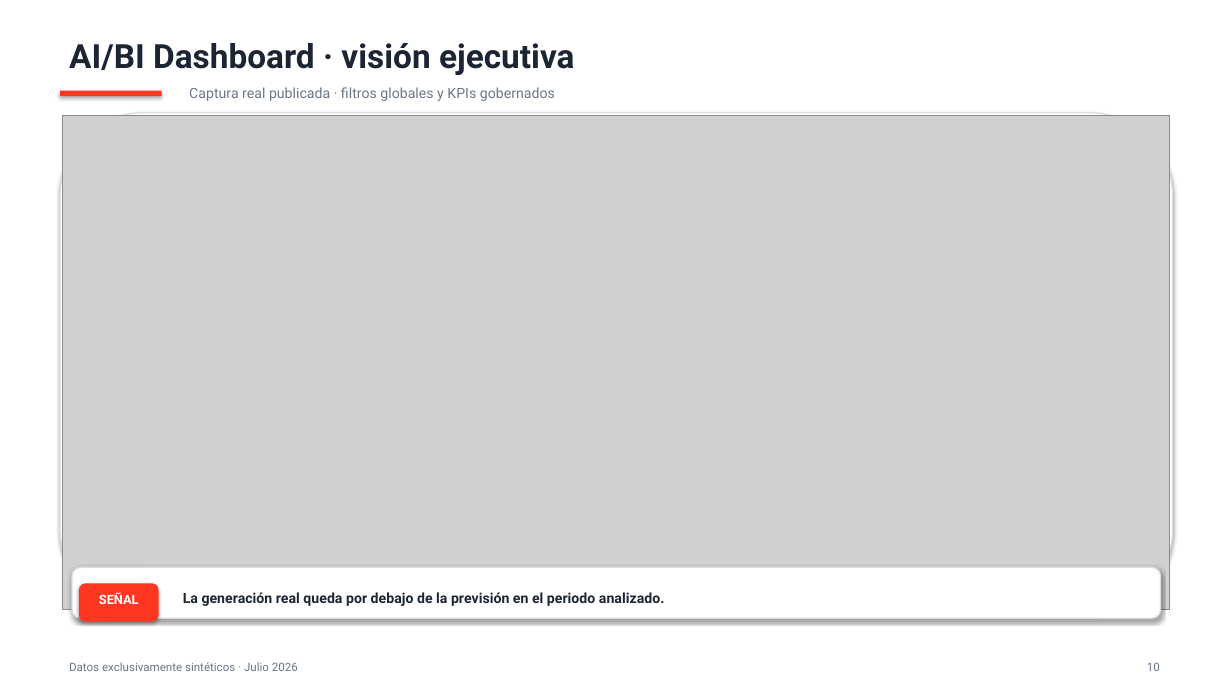
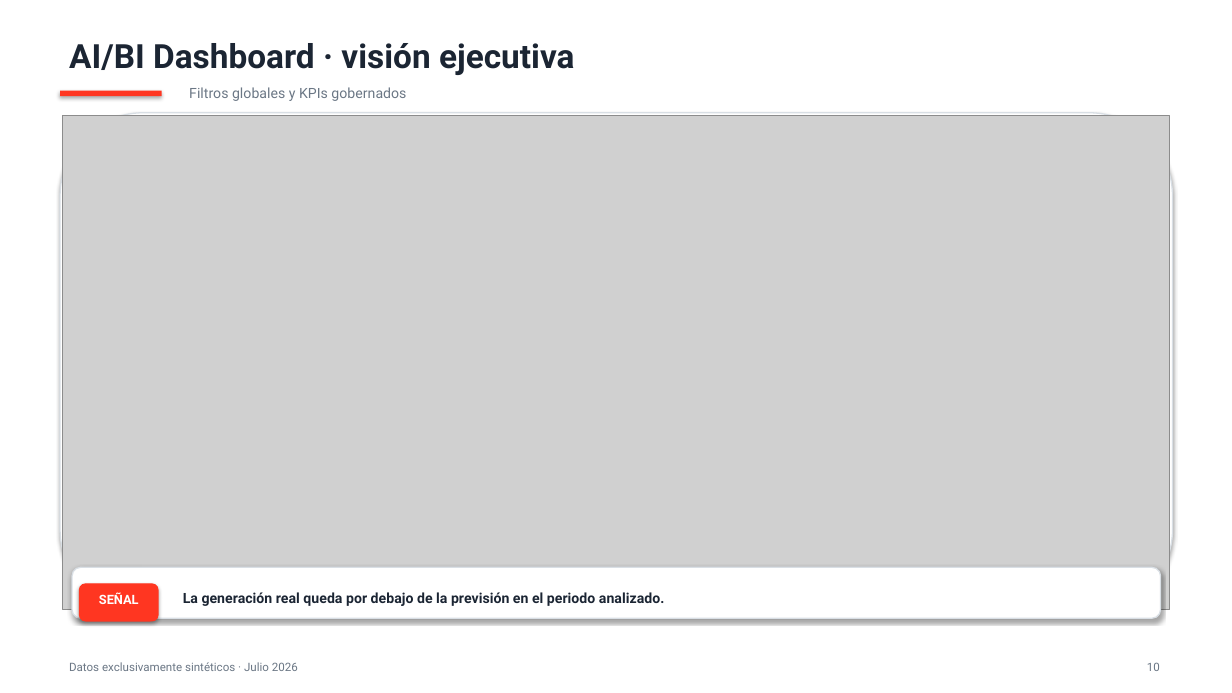
Before and after one commit to Rafavermar/Databricks-Genie-Demo, a slide deck: slide 10 of presentation/renewable_operations_demo.pptx. Drawn at 1232x693 pixels with LibreOffice and Linux fonts; fonts in the diff are those of the drawing; grey boxes stand for pictures. Boxes give left, top, right and bottom in pixels: in the first picture for what was removed or moved away, otherwise in the second. Text is boxed around its words. In the diff, an @@ line names an element or a change of style, - is before the commit and + after.

```diff
--- a/presentation/renewable_operations_demo.pptx
+++ b/presentation/renewable_operations_demo.pptx
@@ text at (x1=189, y1=87, x2=406, y2=101): text changed @@
-Captura real publicada · filtros globales y KPIs gobernados
+Filtros globales y KPIs gobernados
```
Also in this commit, not shown: 7 other slides changed, 49 other files.
